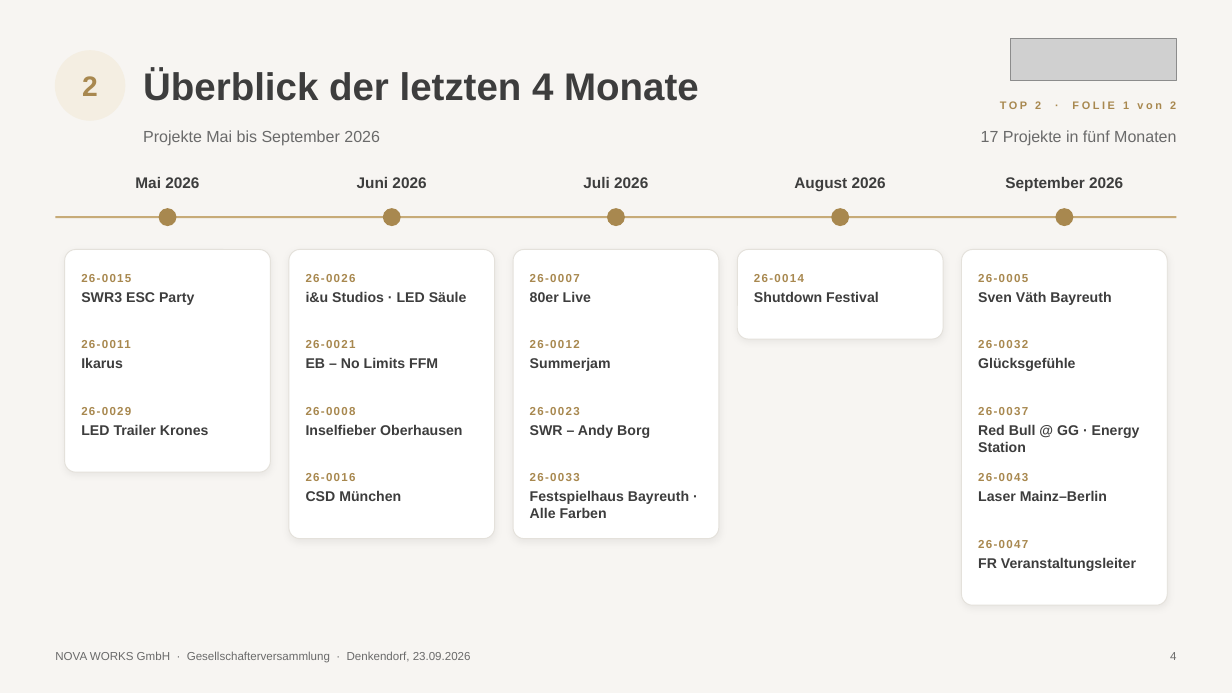
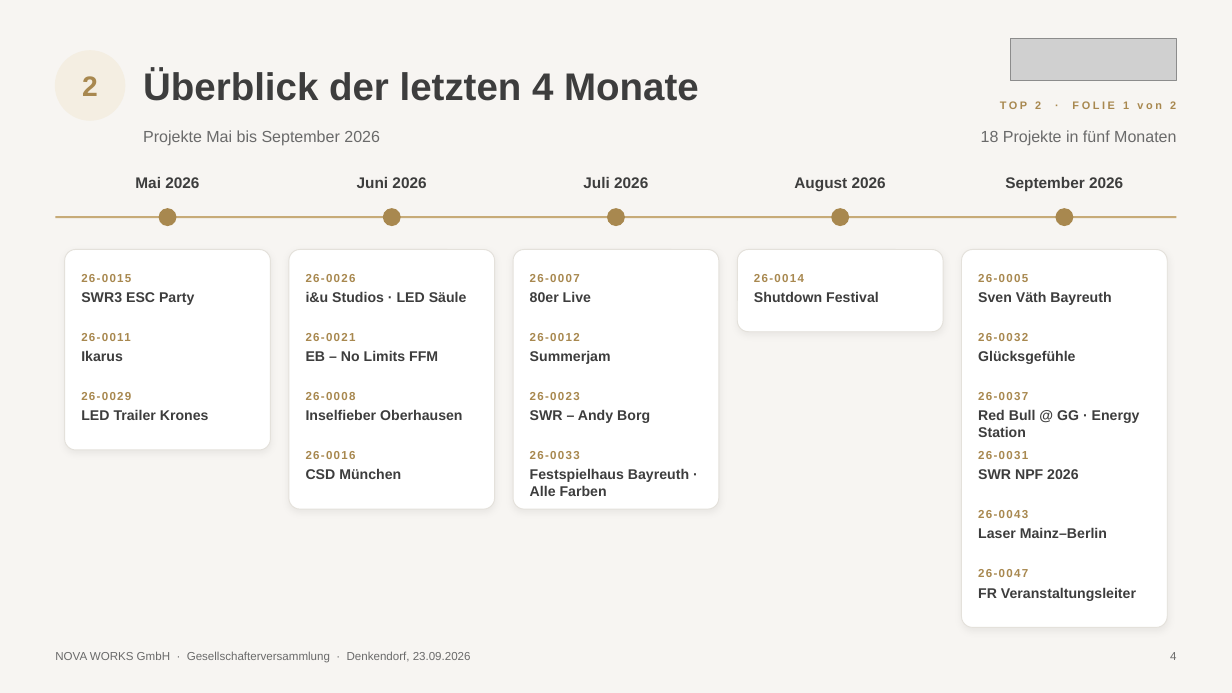
Before and after one commit to Kkoerber27/nova-works-app, a slide deck: slide 4 of praesentationen/Gesellschafterversammlung_2026-09-23.pptx. Drawn at 1232x693 pixels with LibreOffice and Linux fonts; fonts in the diff are those of the drawing; grey boxes stand for pictures. Boxes give left, top, right and bottom in pixels: in the first picture for what was removed or moved away, otherwise in the second. Text is boxed around its words. In the diff, an @@ line names an element or a change of style, - is before the commit and + after.

```diff
--- a/praesentationen/Gesellschafterversammlung_2026-09-23.pptx
+++ b/praesentationen/Gesellschafterversammlung_2026-09-23.pptx
@@ text at <box>981,130,1176,146</box>: text changed @@
-17 Projekte in fünf Monaten
+18 Projekte in fünf Monaten
@@ rounded rectangle at <box>65,250,271,450</box>: proportions changed @@
@@ rounded rectangle: place and size @@
-rounded rectangle at <box>65,250,271,472</box>
+rounded rectangle at <box>65,250,271,450</box>
@@ rounded rectangle: place and size @@
-rounded rectangle at <box>289,250,495,539</box>
+rounded rectangle at <box>289,250,495,509</box>
@@ rounded rectangle: place and size @@
-rounded rectangle at <box>513,250,719,539</box>
+rounded rectangle at <box>513,250,719,509</box>
@@ rounded rectangle: place and size @@
-rounded rectangle at <box>738,250,944,339</box>
+rounded rectangle at <box>738,250,944,332</box>
@@ rounded rectangle at <box>738,250,944,332</box>: proportions changed @@
@@ rounded rectangle: place and size @@
-rounded rectangle at <box>962,250,1168,605</box>
+rounded rectangle at <box>962,250,1168,628</box>
@@ 4 texts: place and size @@
-4 texts at <box>81,333,1028,356</box>
+4 texts at <box>81,325,1028,348</box>
@@ 4 texts: place and size @@
-4 texts at <box>81,357,1075,371</box>
+4 texts at <box>81,350,1075,364</box>
@@ 8 texts: place and size @@
-8 texts at <box>81,407,1140,452</box>
+8 texts at <box>81,392,1140,437</box>
@@ 4 texts: place and size @@
-4 texts at <box>306,473,689,518</box>
+4 texts at <box>306,451,689,496</box>
@@ text at <box>978,451,1028,459</box>: text changed @@
-26-0043
+26-0031
@@ text added at <box>978,469,1078,479</box>, 11 pt, text #3D3D3D, bold @@
+SWR NPF 2026
@@ text at <box>978,510,1028,518</box>: text changed @@
-26-0047
+26-0043
@@ text "Laser Mainz–Berlin": place and size @@
-text "Laser Mainz–Berlin" at <box>978,490,1107,501</box>
+text "Laser Mainz–Berlin" at <box>978,527,1107,538</box>
@@ text added at <box>978,569,1028,577</box>, 9 pt, text #A8884F, bold @@
+26-0047
@@ text "FR Veranstaltungsleiter": place and size @@
-text "FR Veranstaltungsleiter" at <box>978,557,1136,571</box>
+text "FR Veranstaltungsleiter" at <box>978,587,1136,601</box>
```
Also in this commit, not shown: 1 other file.
